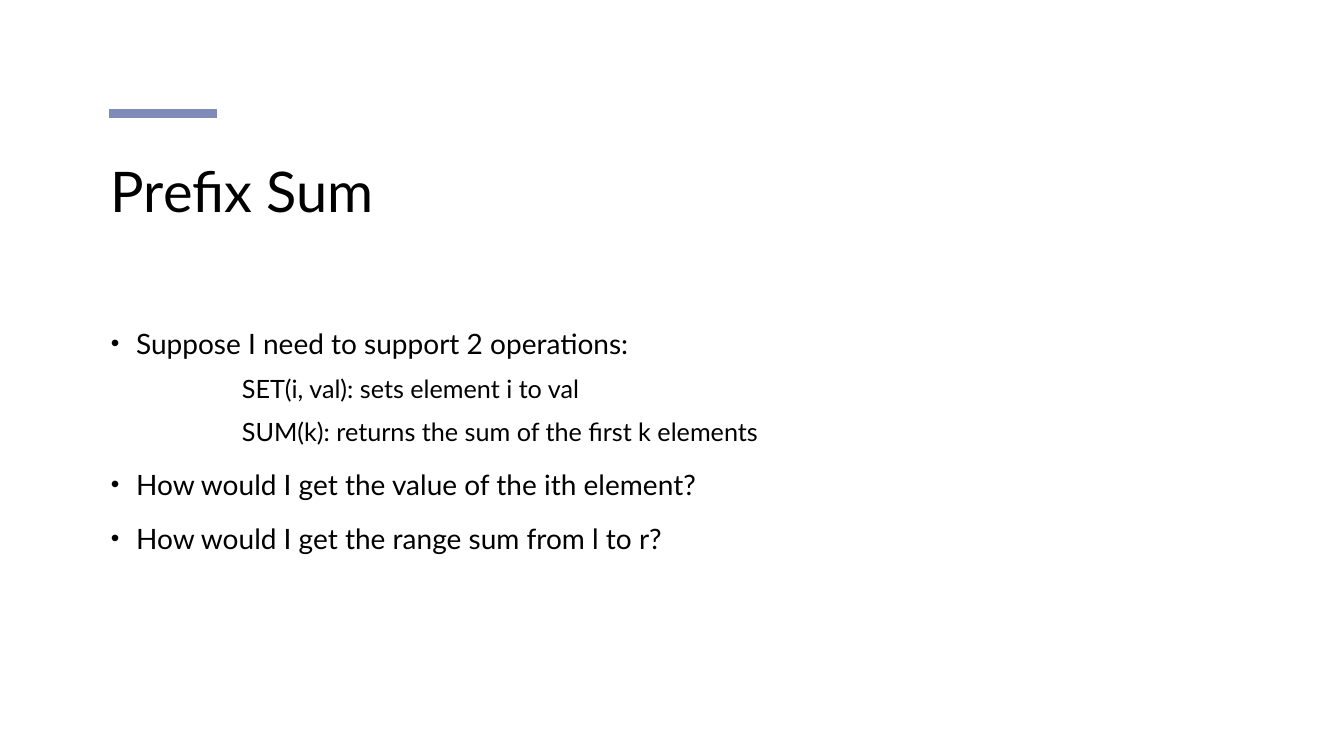
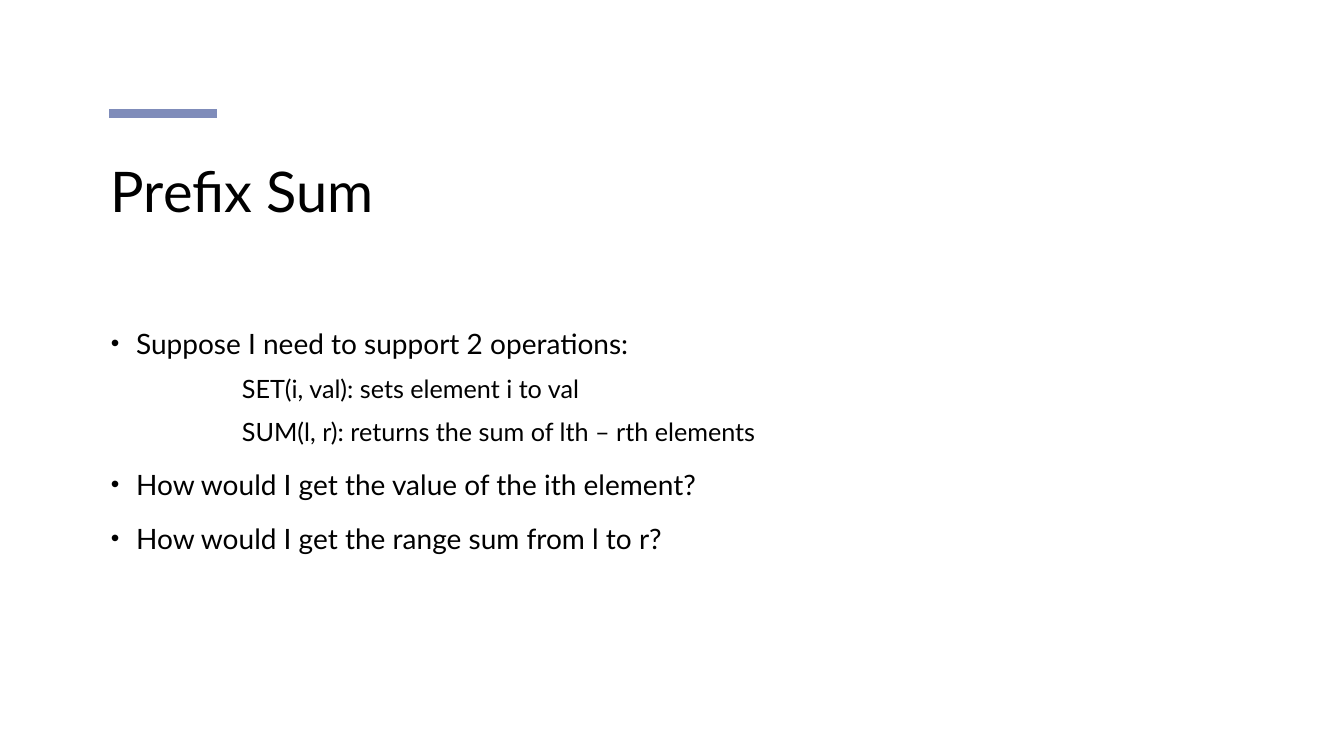
Before and after one commit to KarinaSang/Teaching, a slide deck: slide 4 of CCC_Senior/Week8/week8.pptx. Drawn at 1344x756 pixels with LibreOffice and Linux fonts; fonts in the diff are those of the drawing. Boxes give left, top, right and bottom in pixels: in the first picture for what was removed or moved away, otherwise in the second. Text is boxed around its words. In the diff, an @@ line names an element or a change of style, - is before the commit and + after.

```diff
--- a/CCC_Senior/Week8/week8.pptx
+++ b/CCC_Senior/Week8/week8.pptx
@@ text at box(242, 421, 755, 445): text changed @@
-  SUM(k): returns the sum of the first k elements
+  SUM(l, r): returns the sum of lth – rth elements
```
Also in this commit, not shown: 2 other slides changed, 11 other files.
